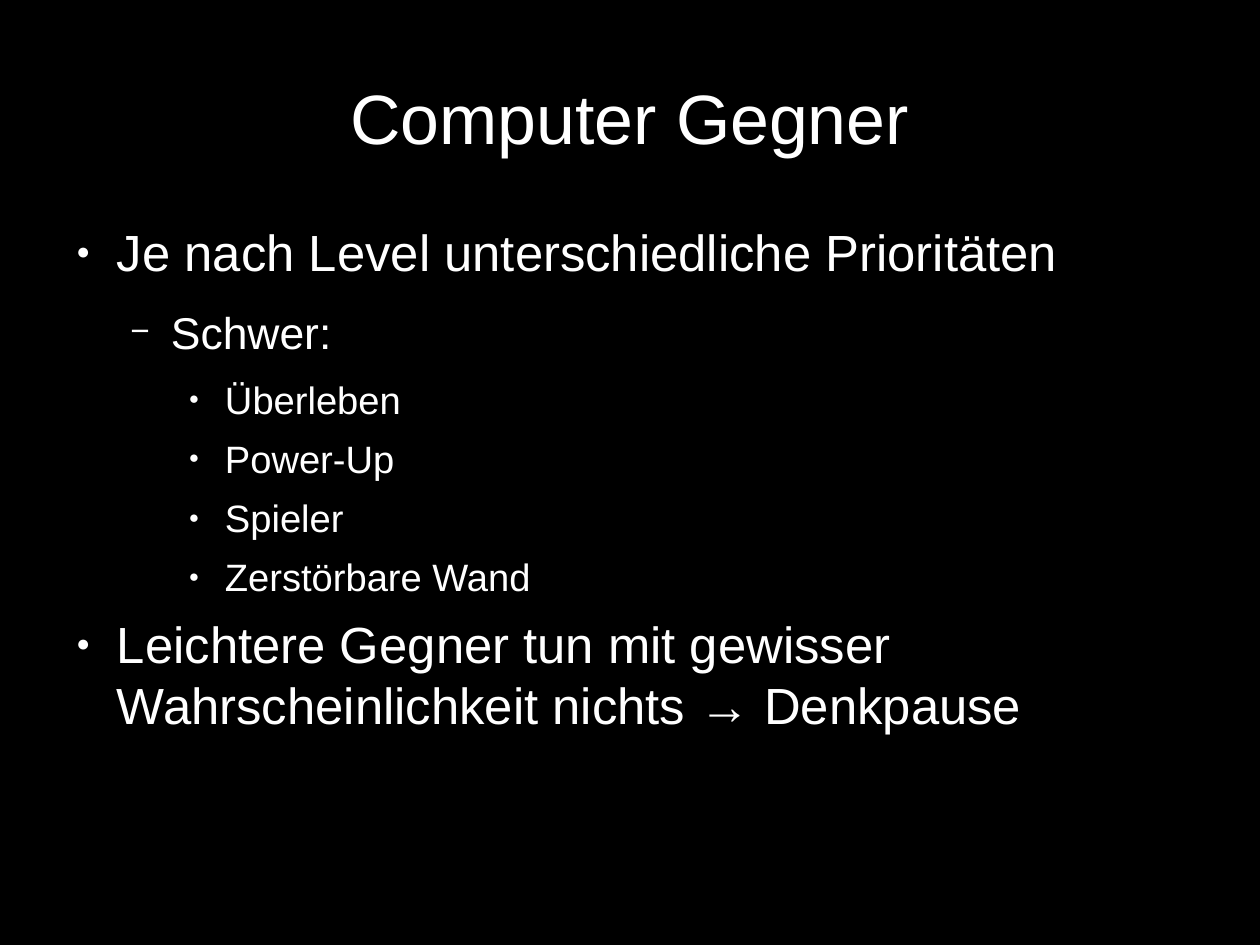
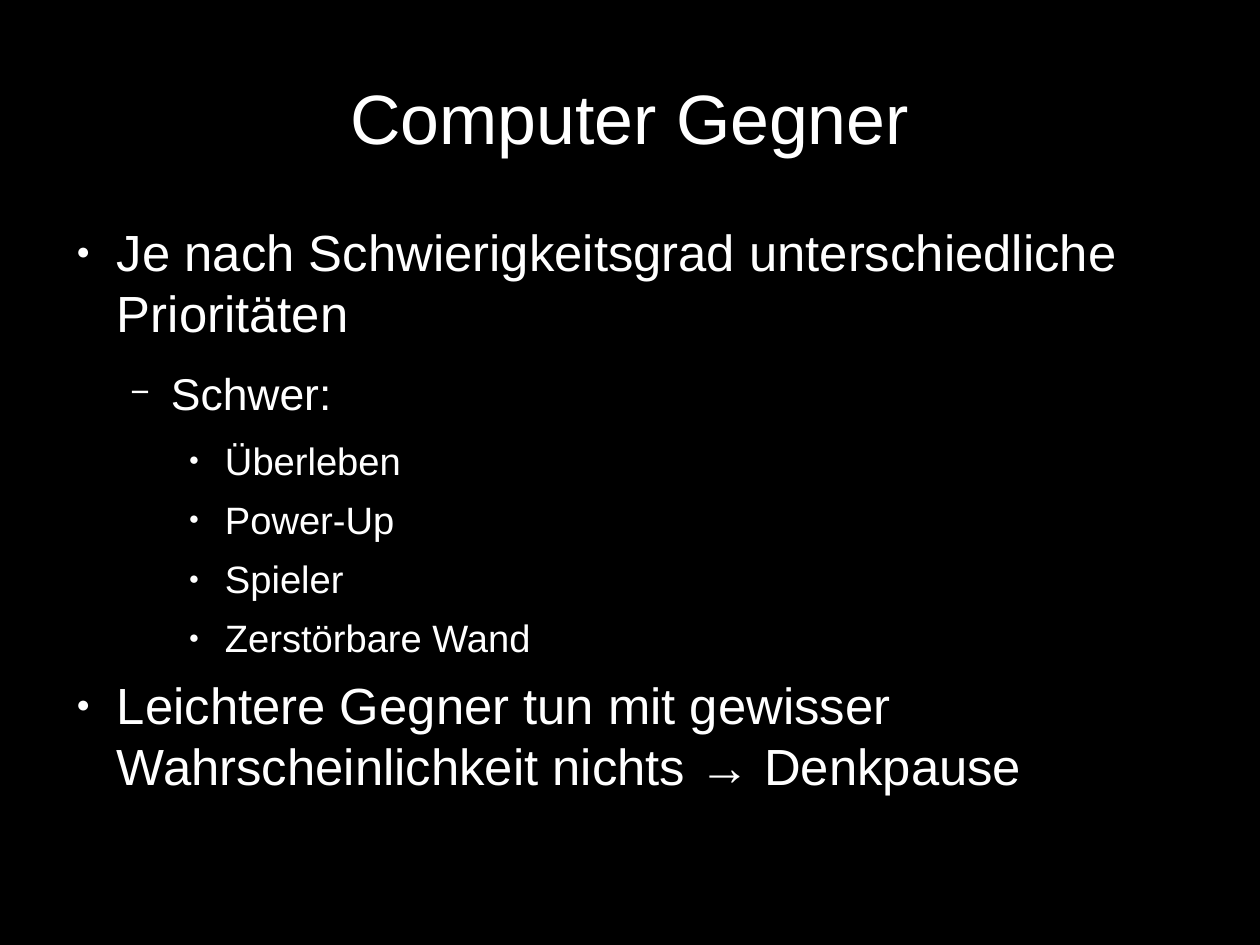
Before and after one commit to benediktibk/bomberman, a slide deck: slide 31 of documents/presentation/presentation.odp. Drawn at 1260x945 pixels with LibreOffice and Linux fonts; fonts in the diff are those of the drawing. Boxes give left, top, right and bottom in pixels: in the first picture for what was removed or moved away, otherwise in the second. Text is boxed around its words. In the diff, an @@ line names an element or a change of style, - is before the commit and + after.

```diff
--- a/documents/presentation/presentation.odp
+++ b/documents/presentation/presentation.odp
@@ text at bbox=[117, 234, 1116, 333]: text changed @@
-● Je nach Level unterschiedliche Prioritäten
+● Je nach Schwierigkeitsgrad unterschiedliche Prioritäten
```
Also in this commit, not shown: 2 other slides changed.
